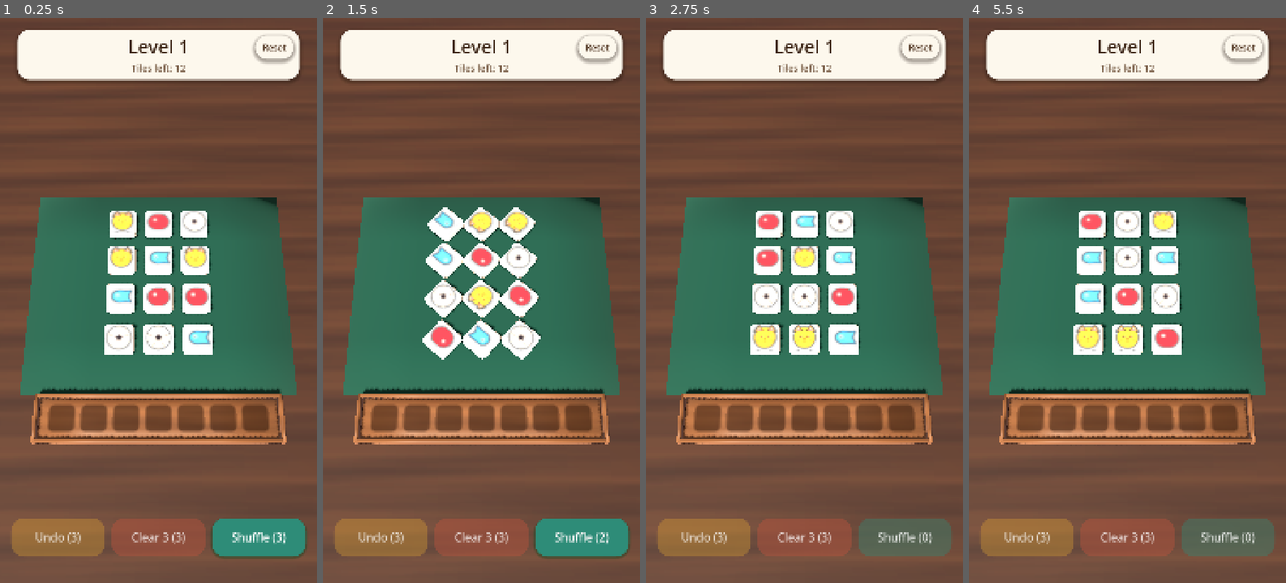
Above: before the commit, frames 1-4 (left to right).
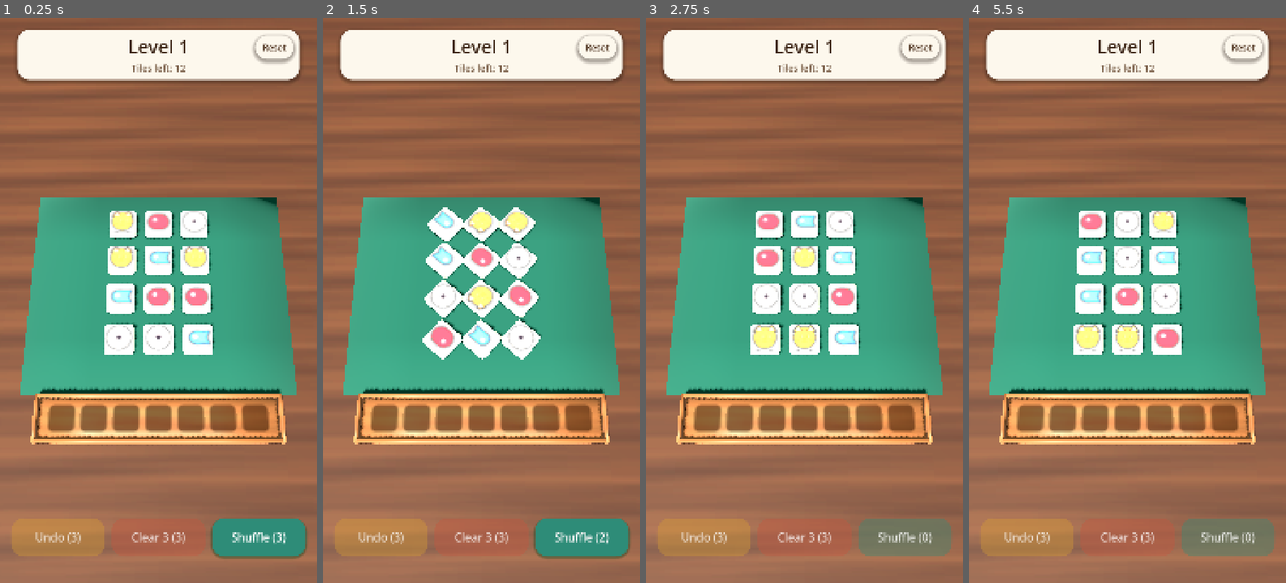
Above: after the commit, the same moments.

Repository: Matswm86/tile-explorer
Game: Godot game, scene res://scenes/Game3D.tscn
Same seed, same stepped clock (60 frames per second), same inputs: the game is played once before the commit and once after it.
Inputs:
- Up to frame 1 (0.25 s): no input
- Up to frame 2 (1.5 s): click "Shuffle (3)" at 0.5 s; click "Shuffle (2)" at 1.25 s
- Up to frame 3 (2.75 s): click "Shuffle (1)" at 2 s
- Up to frame 4 (5.5 s): click "Reset" at 2.75 s; click "Shuffle (3)" at 3.5 s; click "Shuffle (2)" at 4.25 s; click "Shuffle (1)" at 5 s

The runs differ from the first frame. In frame 1, 85% of the frame differs, in the area x 0-100%, y 0-100%; in frame 2, 85%; in frame 3, 86%; in frame 4, 86%.

Commit message:
Render with the Mobile renderer, same look as before
Switches from gl_compatibility to mobile (the studio's 3D renderer). Compatibility
adds the sun and ambient light passes in sRGB space, Mobile adds them in linear
space, so the patch alone left the table about 15/255 darker. Sun and ambient
colour/energy plus environment brightness/contrast/saturation are retuned so the
scene matches the old screenshots (level 1: 6.97% of pixels differ by more than
8/255, level 5: 9.55%; mean shift under 2.5/255). Materials, UI and gameplay are
unchanged.

Co-Authored-By: Claude Opus 5.5 <noreply@anthropic.com>

Diff:
--- a/project.godot
+++ b/project.godot
@@ -13,7 +13,7 @@
 config/name="Tile Explorer"
 config/description="Triple-tile match puzzle. No ads, no IAP."
 run/main_scene="res://scenes/Game3D.tscn"
-config/features=PackedStringArray("4.6", "GL Compatibility")
+config/features=PackedStringArray("4.6", "Mobile")
 config/icon="res://icon.svg"
 
 [display]
@@ -29,7 +29,7 @@
 
 [rendering]
 
-renderer/rendering_method="gl_compatibility"
-renderer/rendering_method.mobile="gl_compatibility"
+renderer/rendering_method="mobile"
+renderer/rendering_method.mobile="mobile"
 textures/vram_compression/import_etc2_astc=true
 environment/defaults/default_clear_color=Color(0.92, 0.95, 1, 1)
--- a/scenes/Game3D.tscn
+++ b/scenes/Game3D.tscn
@@ -20,8 +20,12 @@
 background_mode = 2
 sky = SubResource("Sky")
 ambient_light_source = 2
-ambient_light_color = Color(0.78, 0.72, 0.64, 1)
-ambient_light_energy = 0.7
+ambient_light_color = Color(0.936, 1.000, 0.927, 1)
+ambient_light_energy = 0.996
+adjustment_enabled = true
+adjustment_brightness = 0.940
+adjustment_contrast = 1.141
+adjustment_saturation = 1.019
 
 [sub_resource type="StyleBoxFlat" id="SB_HeaderCard"]
 bg_color = Color(0.99, 0.97, 0.93, 1)
@@ -132,8 +136,8 @@
 environment = SubResource("Env")
 
 [node name="Sun" type="DirectionalLight3D" parent="."]
-light_color = Color(1, 0.96, 0.88, 1)
-light_energy = 1.4
+light_color = Color(1.000, 0.930, 0.898, 1)
+light_energy = 2.982
 shadow_enabled = true
 shadow_blur = 1.5
 directional_shadow_mode = 0
